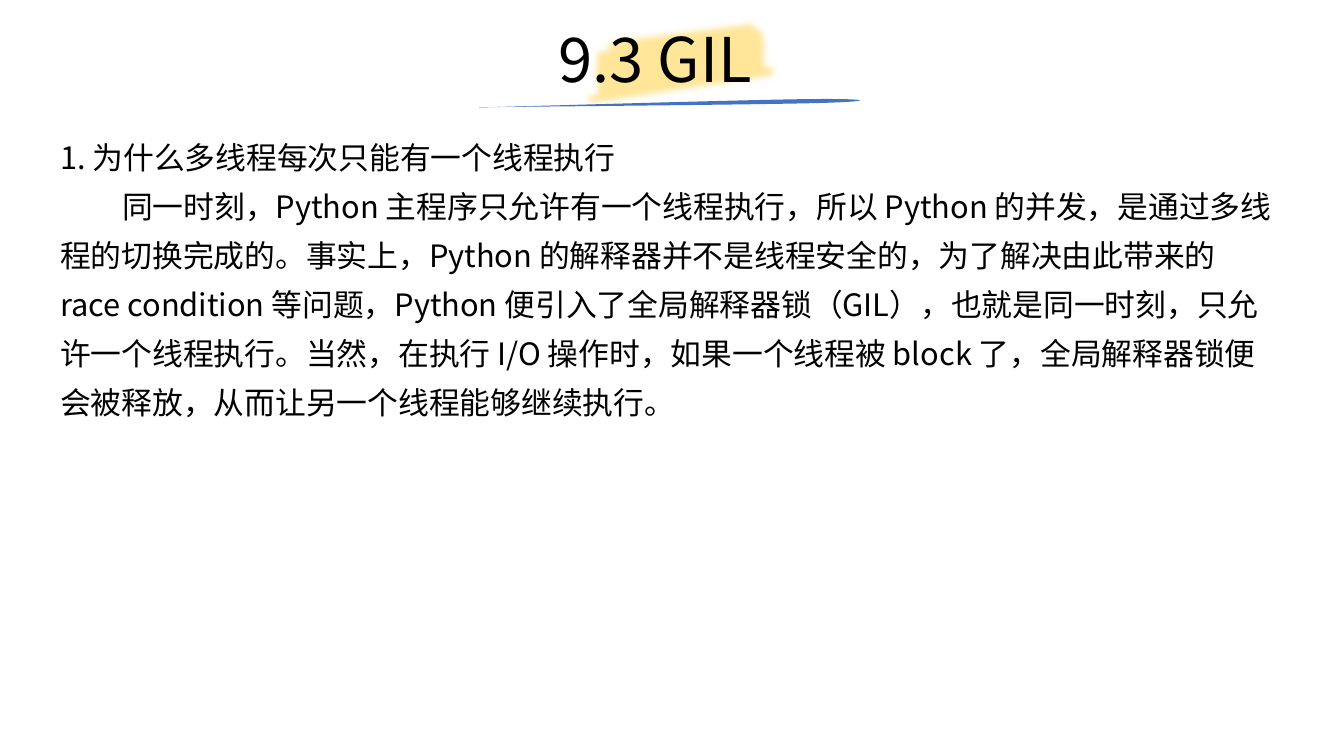
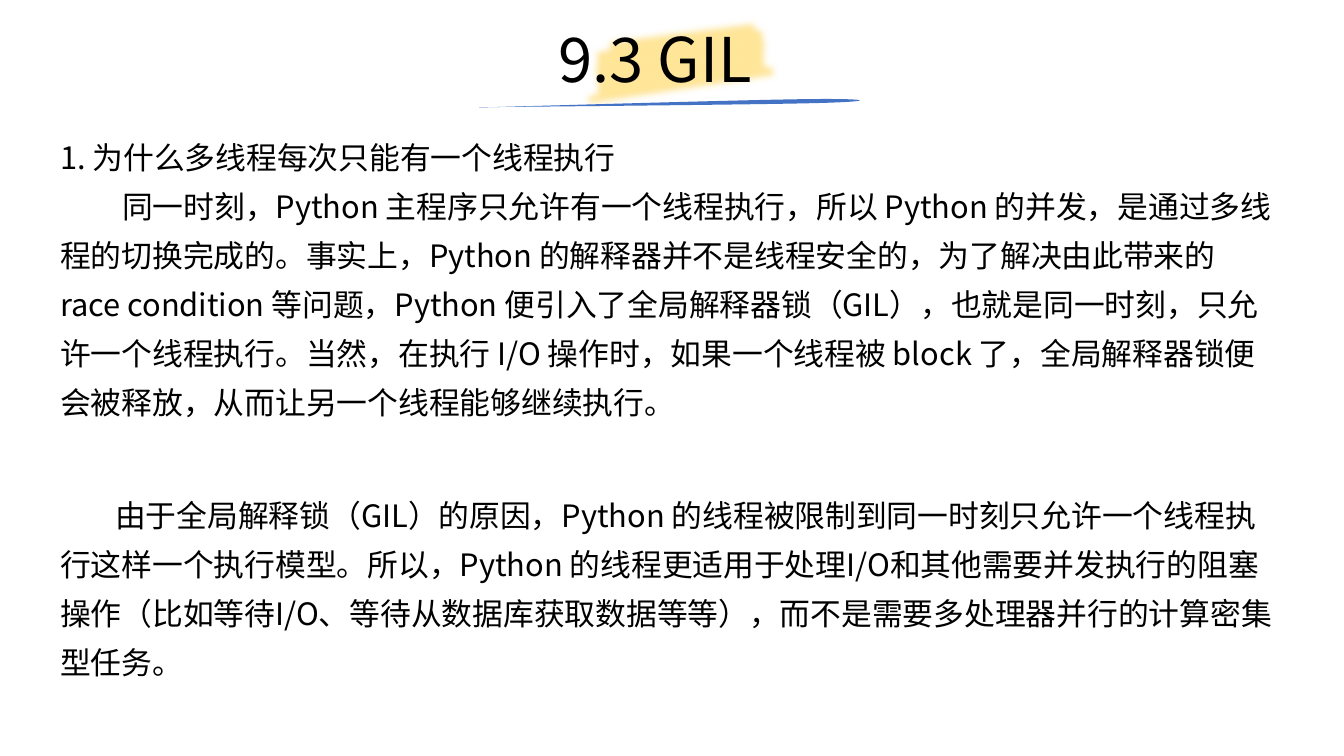
Before and after one commit to yiwenliu/CorePython, a slide deck: slide 93 of PPT/CorePython.pptx (slide 91 before the commit). Drawn at 1344x756 pixels with LibreOffice and Linux fonts; fonts in the diff are those of the drawing. Boxes give left, top, right and bottom in pixels: in the first picture for what was removed or moved away, otherwise in the second. Text is boxed around its words. In the diff, an @@ line names an element or a change of style, - is before the commit and + after.

```diff
--- a/PPT/CorePython.pptx
+++ b/PPT/CorePython.pptx
@@ text added at [60,500,1272,677], 22 pt, text #000000 @@
+由于全局解释锁（GIL）的原因，Python 的线程被限制到同一时刻只允许一个线程执行这样一个执行模型。所以，Python 的线程更适用于处理I/O和其他需要并发执行的阻塞操作（比如等待I/O、等待从数据库获取数据等等），而不是需要多处理器并行的计算密集型任务。
```
Also in this commit, not shown: 1 other slide changed, 9 slides added, 3 slides removed, 8 other files.
